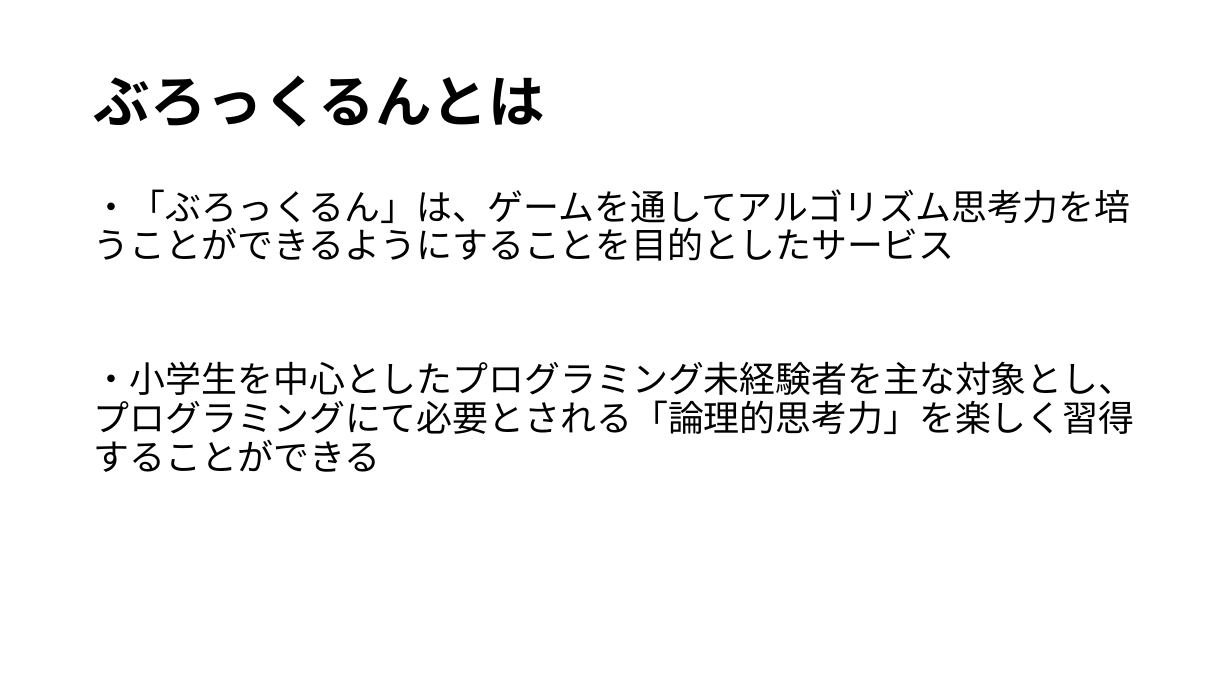
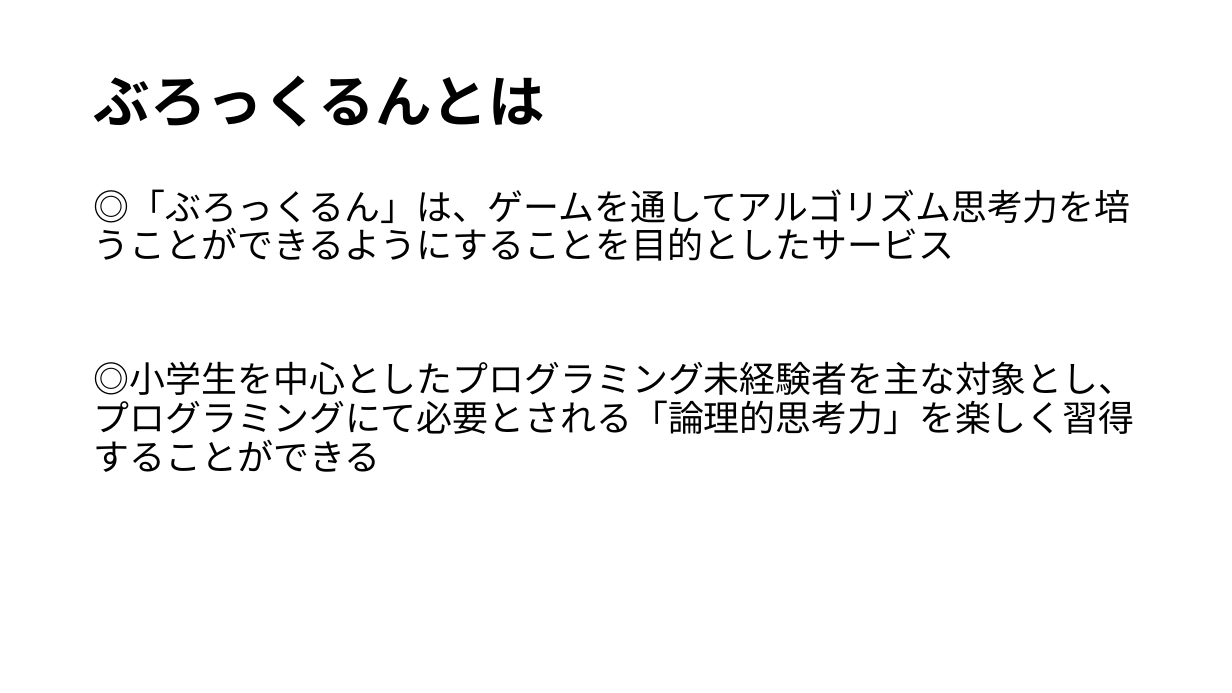
Before and after one commit to WhiteF326/0818_newDev, a slide deck: slide 2 of presentation/Blockln.pptx. Drawn at 1232x693 pixels with LibreOffice and Linux fonts; fonts in the diff are those of the drawing. Boxes give left, top, right and bottom in pixels: in the first picture for what was removed or moved away, otherwise in the second. Text is boxed around its words. In the diff, an @@ line names an element or a change of style, - is before the commit and + after.

```diff
--- a/presentation/Blockln.pptx
+++ b/presentation/Blockln.pptx
@@ text at (x1=94, y1=189, x2=1135, y2=472): text changed @@
-・「ぶろっくるん」は、ゲームを通してアルゴリズム思考力を培うことができるようにすることを目的としたサービス
-・小学生を中心としたプログラミング未経験者を主な対象とし、プログラミングにて必要とされる「論理的思考力」を楽しく習得することができる
+◎「ぶろっくるん」は、ゲームを通してアルゴリズム思考力を培うことができるようにすることを目的としたサービス
+◎小学生を中心としたプログラミング未経験者を主な対象とし、プログラミングにて必要とされる「論理的思考力」を楽しく習得することができる
```
Also in this commit, not shown: 2 other slides changed.
